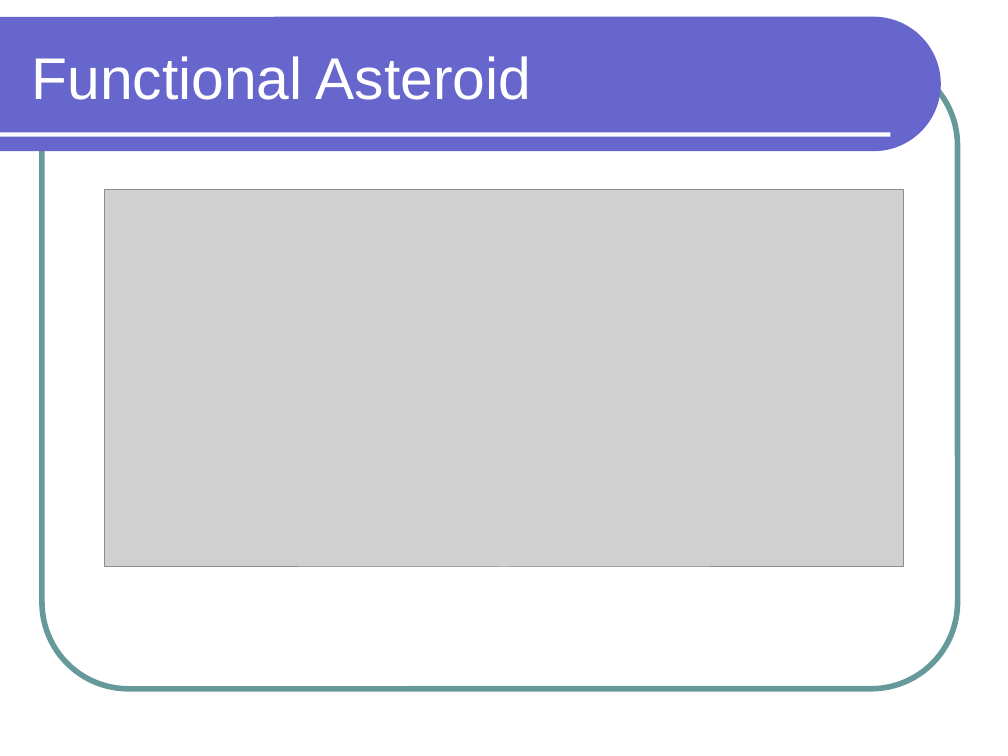
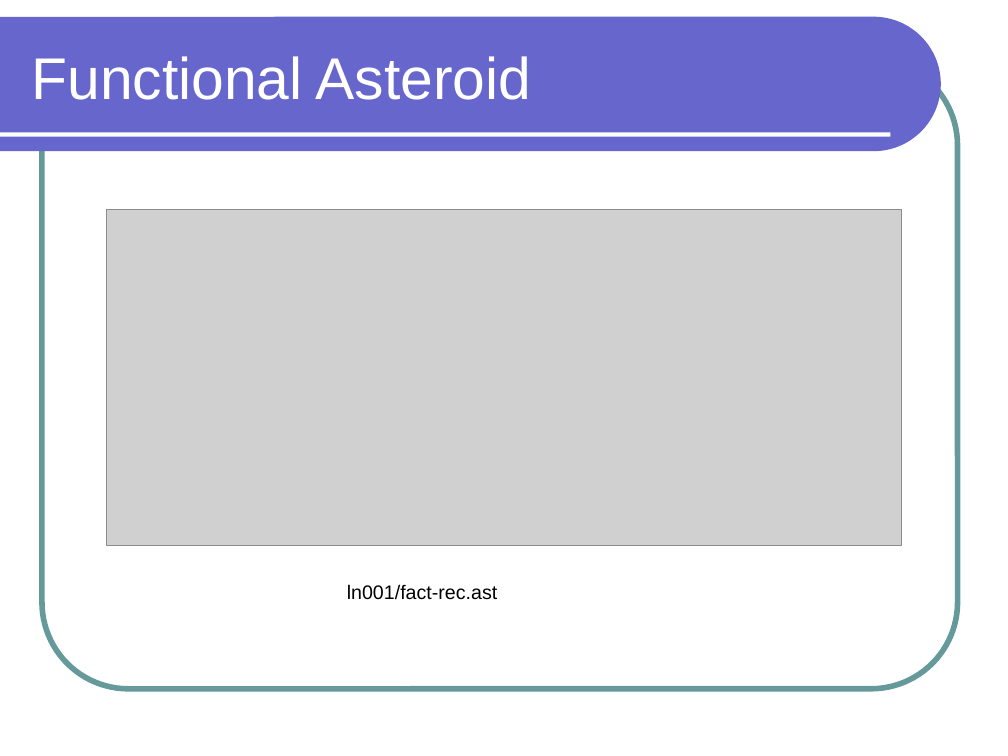
Before and after one commit to lutzhamel/CSC301, a slide deck: slide 13 of notes/csc301-ln001.ppt. Drawn at 1008x756 pixels with LibreOffice and Linux fonts; fonts in the diff are those of the drawing; grey boxes stand for pictures. Boxes give left, top, right and bottom in pixels: in the first picture for what was removed or moved away, otherwise in the second. Text is boxed around its words. In the diff, an @@ line names an element or a change of style, - is before the commit and + after.

Commit message:
edits for Asteroid 2.0

```diff
--- a/notes/csc301-ln001.ppt
+++ b/notes/csc301-ln001.ppt
@@ picture: place and size @@
-picture at [104,190,903,568]
+picture at [107,210,902,545]
@@ text added at [347,584,497,600], 14 pt, text #000000 @@
+ln001/fact-rec.ast
```
Also in this commit, not shown: 3 other slides changed, 1 slide added, 1 slide removed, 10 other files.
